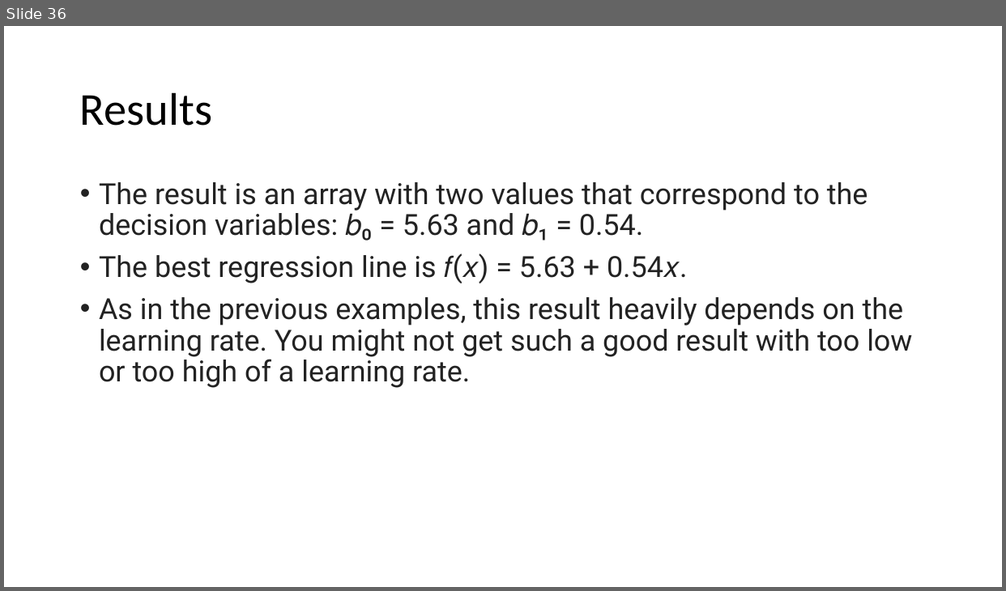
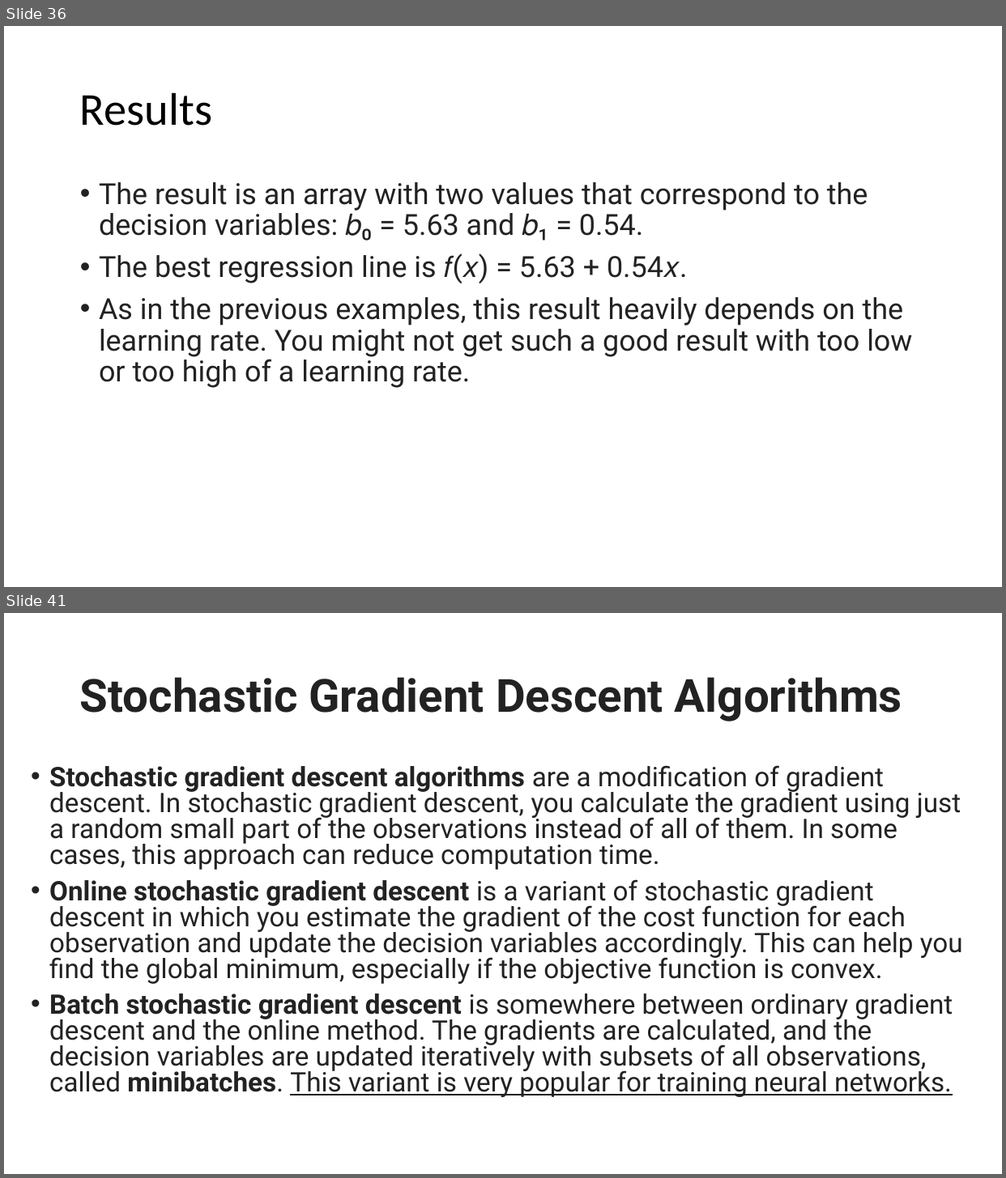
Before and after one commit to motazsaad/Math-Statistics-DataScience, a slide deck: slides/Stochastic Gradient Descent Algorithm.pptx. Shown one above the other, each under a label of ours: slide 36 before the commit, slides 36 and 41 after it; the slides between them are not shown. The pictures are 1006x591 and 1006x1178 pixels, drawn with LibreOffice and Linux fonts; fonts in the diff are those of the drawing. Boxes give left, top, right and bottom in pixels: in the first picture for what was removed or moved away, otherwise in the second. Text is boxed around its words. In the diff, an @@ line names an element or a change of style, - is before the commit and + after.

```diff
--- a/slides/Stochastic Gradient Descent Algorithm.pptx
+++ b/slides/Stochastic Gradient Descent Algorithm.pptx
@@ slide 41 added at (4, 613, 1002, 1174), background #FFFFFF @@
@@ title added at (80, 677, 902, 722), 44 pt, text #222222, bold @@
+Stochastic Gradient Descent Algorithms
@@ text added at (49, 765, 963, 1097), 25.9 pt, text #222222 @@
+• Stochastic gradient descent algorithms are a modification of gradient descent. In stochastic gradient descent, you calculate the gradient using just a random small part of the observations instead of all of them. In some cases, this approach can reduce computation time.
+• Online stochastic gradient descent is a variant of stochastic gradient descent in which you estimate the gradient of the cost function for each observation and update the decision variables accordingly. This can help you find the global minimum, especially if the objective function is convex.
+• Batch stochastic gradient descent is somewhere between ordinary gradient descent and the online method. The gradients are calculated, and the decision variables are updated iteratively with subsets of all observations, called minibatches. This variant is very popular for training neural networks.
```
Also in this commit, not shown: 15 other slides added, 2 slides removed.
